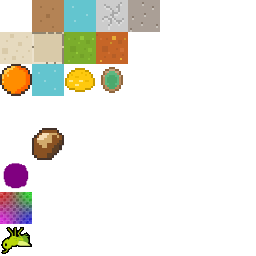
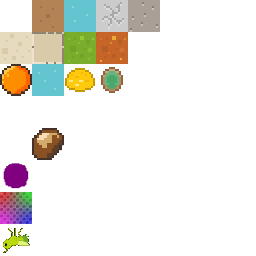
Revision of a layered 256 x 256 image; what changed, layer by layer:
painted on "Background" over [1,227,32,254]
